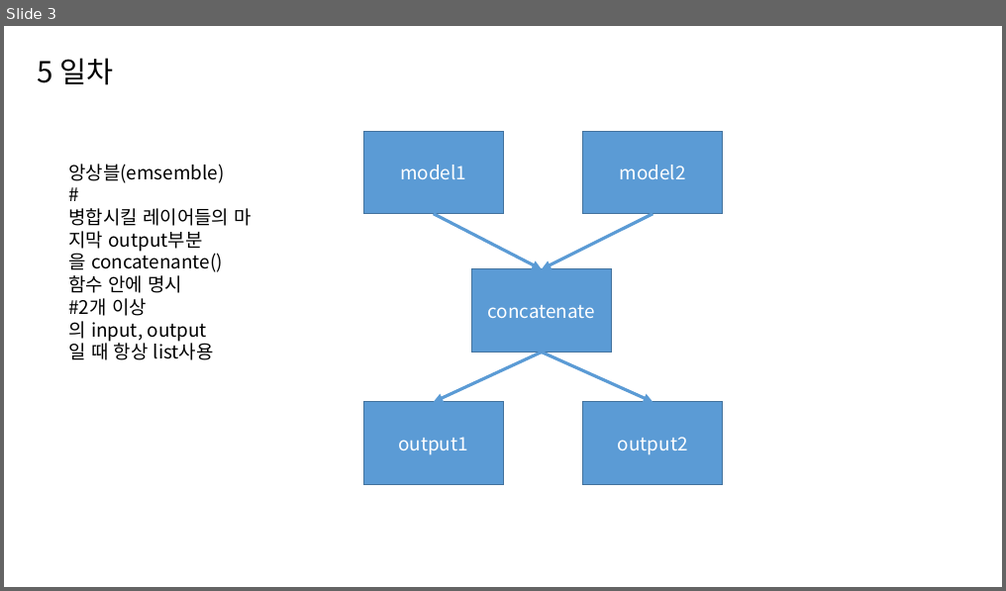
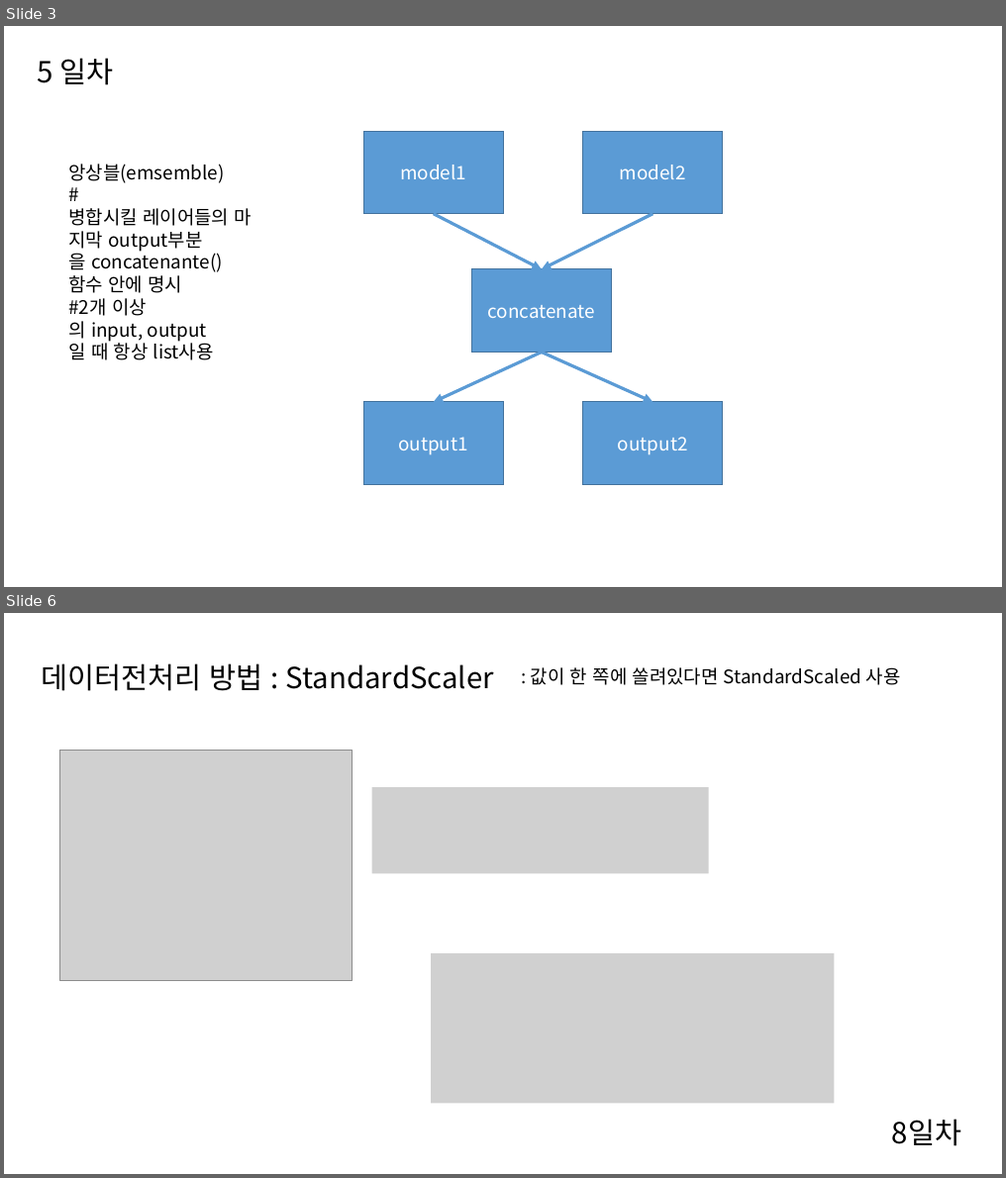
Before and after one commit to Ryujaeuk/keras, a slide deck: keras_study.pptx. Shown one above the other, each under a label of ours: slide 3 before the commit, slides 3 and 6 after it; the slides between them are not shown. The pictures are 1006x591 and 1006x1178 pixels, drawn with LibreOffice and Linux fonts; fonts in the diff are those of the drawing; grey boxes stand for pictures. Boxes give left, top, right and bottom in pixels: in the first picture for what was removed or moved away, otherwise in the second. Text is boxed around its words. In the diff, an @@ line names an element or a change of style, - is before the commit and + after.

```diff
--- a/keras_study.pptx
+++ b/keras_study.pptx
@@ slide 6 added at [4, 613, 1002, 1174], background #FFFFFF @@
@@ text added at [41, 663, 494, 691], 28 pt, text #000000 @@
+데이터전처리 방법 : StandardScaler
@@ text added at [531, 667, 901, 685], 18 pt, text #000000 @@
+: 값이 한 쪽에 쏠려있다면 StandardScaled 사용
@@ picture added at [59, 750, 352, 980] @@
@@ picture added at [372, 787, 709, 873] @@
@@ picture added at [431, 954, 835, 1103] @@
@@ text added at [892, 1119, 961, 1147], 28 pt, text #000000 @@
+8일차
```
Also in this commit, not shown: 6 other slides added, 11 other files.
